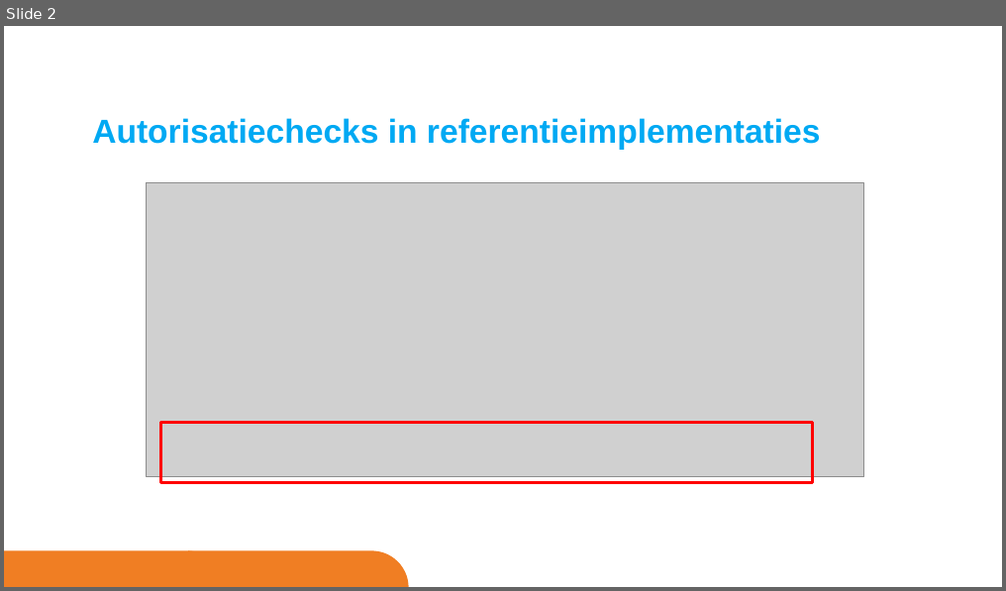
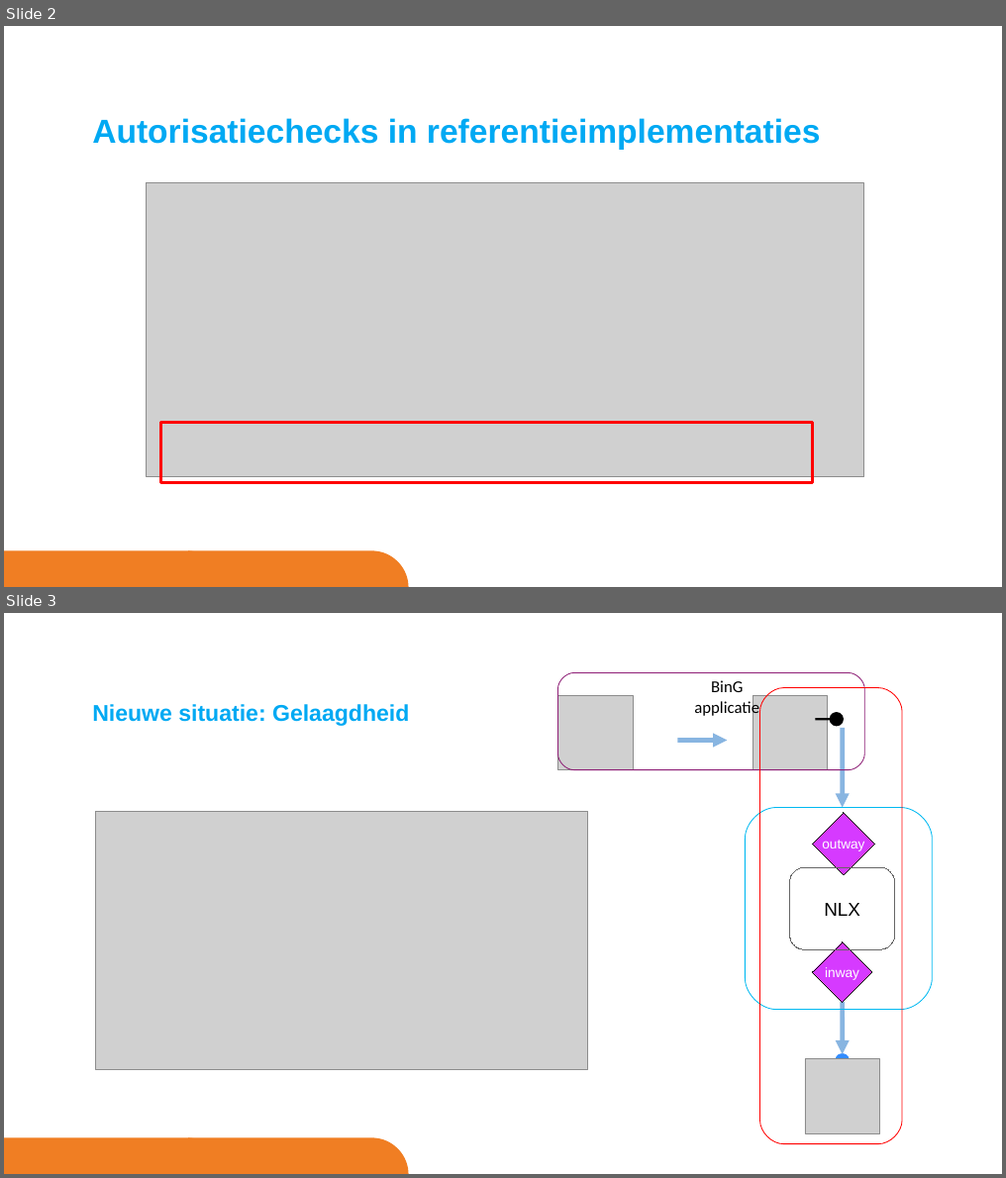
Before and after one commit to VNG-Realisatie/gemma-zaken, a slide deck: docs/_content/ontwikkelaars/tutorials/autorisatie.pptx. Shown one above the other, each under a label of ours: slide 2 before the commit, slides 2 and 3 after it. The pictures are 1006x591 and 1006x1178 pixels, drawn with LibreOffice and Linux fonts; fonts in the diff are those of the drawing; grey boxes stand for pictures; background and template pictures are left out. Boxes give left, top, right and bottom in pixels: in the first picture for what was removed or moved away, otherwise in the second. Text is boxed around its words. In the diff, an @@ line names an element or a change of style, - is before the commit and + after.

```diff
--- a/docs/_content/ontwikkelaars/tutorials/autorisatie.pptx
+++ b/docs/_content/ontwikkelaars/tutorials/autorisatie.pptx
@@ slide 3 added at (4,613,1002,1174), background #FFFFFF; not listed: 2 template elements that a slide beside it also shows @@
@@ picture added at (558,695,633,770) @@
@@ freeform shape added at (558,672,865,770), outline #8D1D75 0.79 pt @@
@@ text added at (694,680,759,717), 16 pt, text #000000 @@
+BinG
+applicatie
@@ picture added at (752,695,828,770) @@
@@ freeform shape added at (760,688,902,1145), outline #FF0000 0.79 pt @@
@@ text added at (92,704,409,726), 22 pt, text #00A9F3, bold @@
+Nieuwe situatie: Gelaagdheid
@@ line added from (816, 719) to (831, 719), #000000 2.24 pt @@
@@ ellipse added at (831,713,843,725), fill #000000, outline #000000 2 pt @@
@@ freeform shape added at (843,728,843,808), outline #88B5E1 4.51 pt @@
@@ freeform shape added at (678,741,727,741), outline #88B5E1 4.51 pt @@
@@ picture added at (96,811,588,1069) @@
@@ freeform shape added at (746,808,933,1010), outline #00B9F1 0.79 pt @@
@@ freeform shape added at (813,813,874,875), fill #D63AFF, outline #000000 0.75 pt, 13 pt, text #FFFFFF @@
+outway
@@ freeform shape added at (790,867,895,950), outline #666666 0.75 pt, 18 pt, text #000000 @@
+NLX
@@ freeform shape added at (813,943,872,1002), fill #D63AFF, outline #000000 0.75 pt, 13 pt, text #FFFFFF @@
+inway
@@ freeform shape added at (843,1002,843,1055), outline #88B5E1 4.51 pt @@
@@ ellipse added at (837,1055,848,1066), fill #328CFF, outline #328CFF 2 pt @@
@@ picture added at (805,1059,880,1134) @@
@@ text added at (830,1134,855,1137), 16 pt, text #328CFF @@
+ZRC
```
Also in this commit, not shown: 5 other slides changed, 1 other slide added, 6 slides removed.
